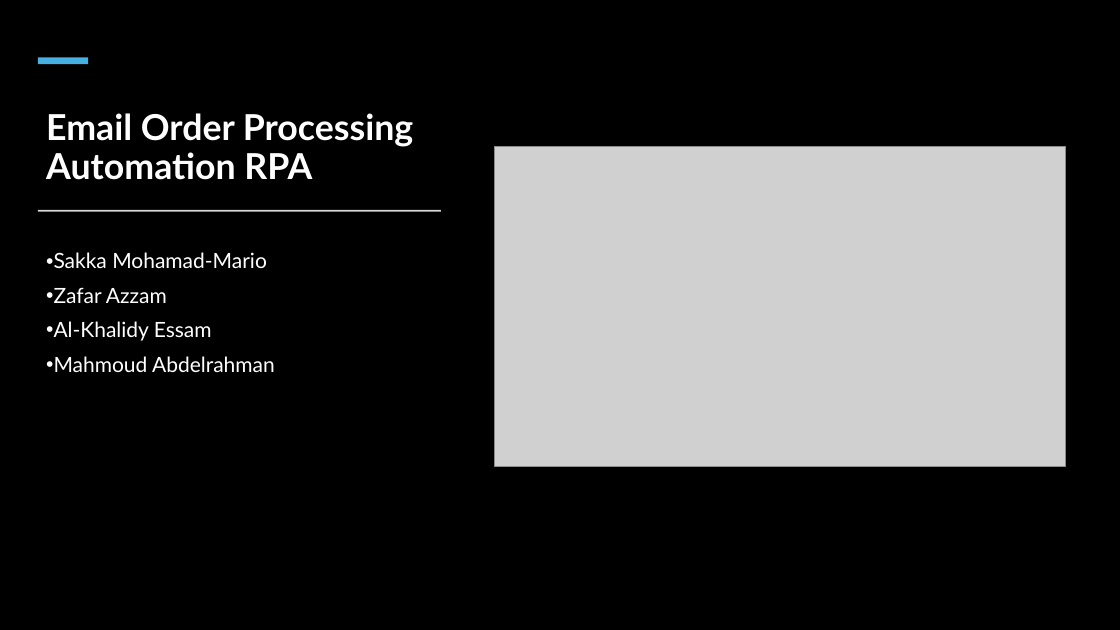
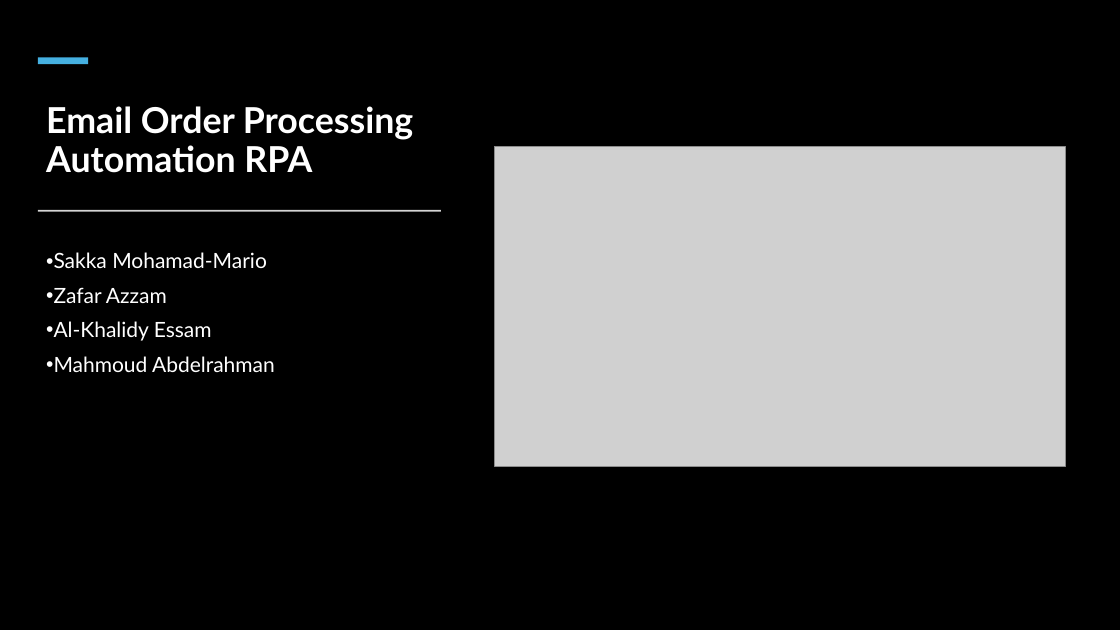
Before and after one commit to mmswflow-upb/Order-Email-Processing-Automation-RPA, a slide deck: slide 1 of Email Order Processing Automation-Self_made.pptx. Drawn at 1120x630 pixels with LibreOffice and Linux fonts; fonts in the diff are those of the drawing; grey boxes stand for pictures. Boxes give left, top, right and bottom in pixels: in the first picture for what was removed or moved away, otherwise in the second. Text is boxed around its words. In the diff, an @@ line names an element or a change of style, - is before the commit and + after.

```diff
--- a/Email Order Processing Automation-Self_made.pptx
+++ b/Email Order Processing Automation-Self_made.pptx
@@ title "Email Order Processing Automation RPA": place and size @@
-title "Email Order Processing Automation RPA" at bbox=[46, 113, 413, 180]
+title "Email Order Processing Automation RPA" at bbox=[46, 106, 413, 173]
```
Also in this commit, not shown: 6 other slides changed, 4 other files.
